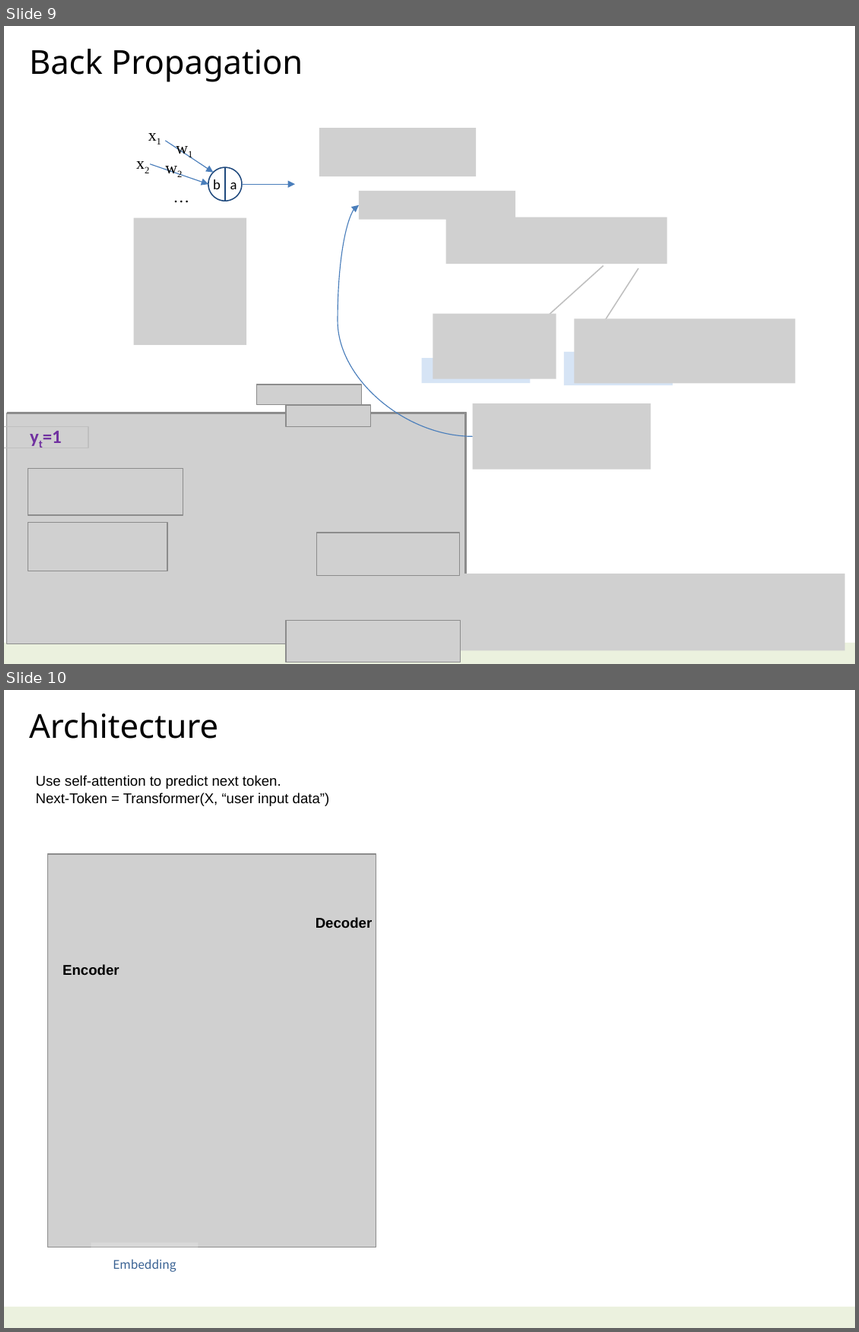
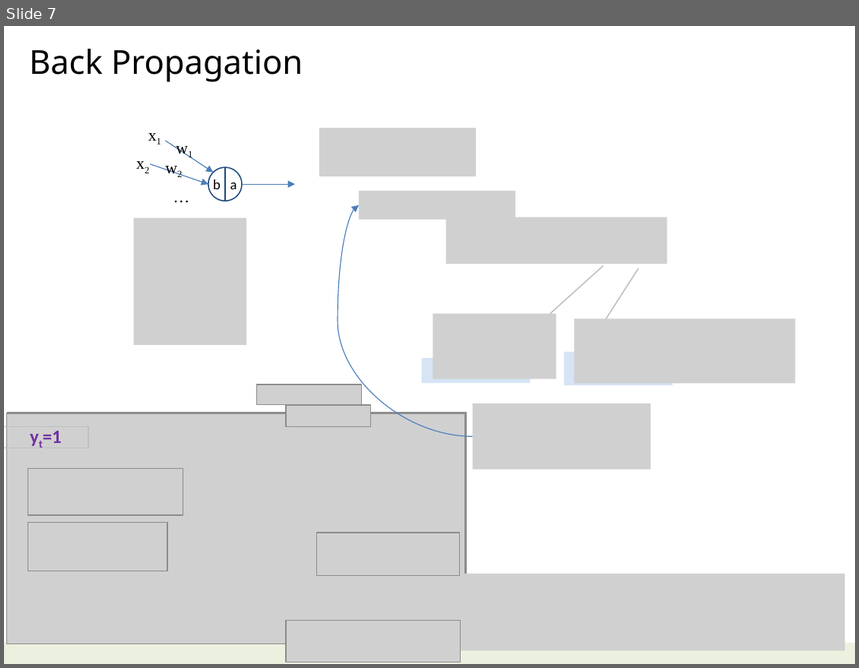
Before and after one commit to navibator/crazy-ai, a slide deck: ai.pptx. Shown one above the other, each under a label of ours: slides 9 and 10 before the commit, slide 7 after it. The pictures are 859x1332 and 859x668 pixels, drawn with LibreOffice and Linux fonts; fonts in the diff are those of the drawing; grey boxes stand for pictures. Boxes give left, top, right and bottom in pixels: in the first picture for what was removed or moved away, otherwise in the second. Text is boxed around its words. In the diff, an @@ line names an element or a change of style, - is before the commit and + after.

```diff
--- a/ai.pptx
+++ b/ai.pptx
@@ slide 10 removed at <box>4,690,855,1328</box>, background #FFFFFF; not listed: 1 template element that a slide beside it also shows @@
@@ text removed at <box>29,713,218,739</box> @@
-Architecture
@@ text removed at <box>36,775,330,806</box> @@
-Use self-attention to predict next token.
-Next-Token = Transformer(X, “user input data”)
@@ picture removed at <box>47,854,376,1248</box> @@
@@ text removed at <box>316,917,373,928</box> @@
-Decoder
@@ text removed at <box>63,964,120,975</box> @@
-Encoder
@@ rectangle removed at <box>91,1243,198,1283</box> @@
-Embedding
@@ what was slide 9 is now slide 7 @@
```
Also in this commit, not shown: 4 slides changed, 3 slides added, 4 other slides removed, 1 other file.
